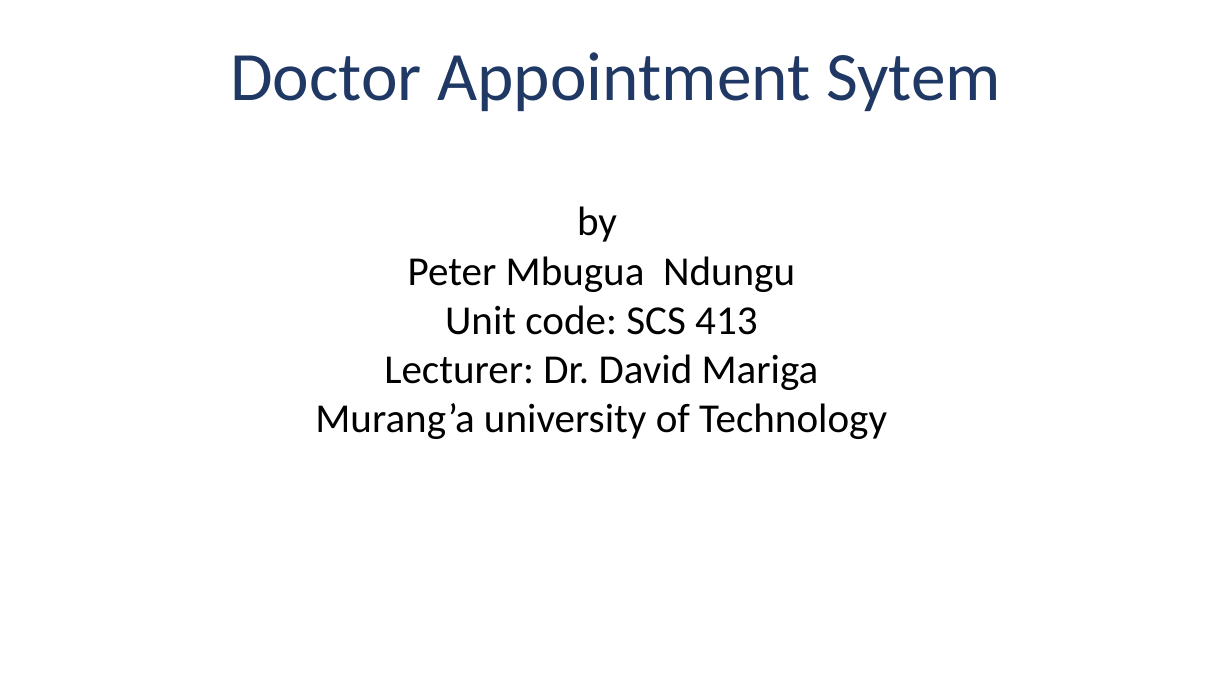
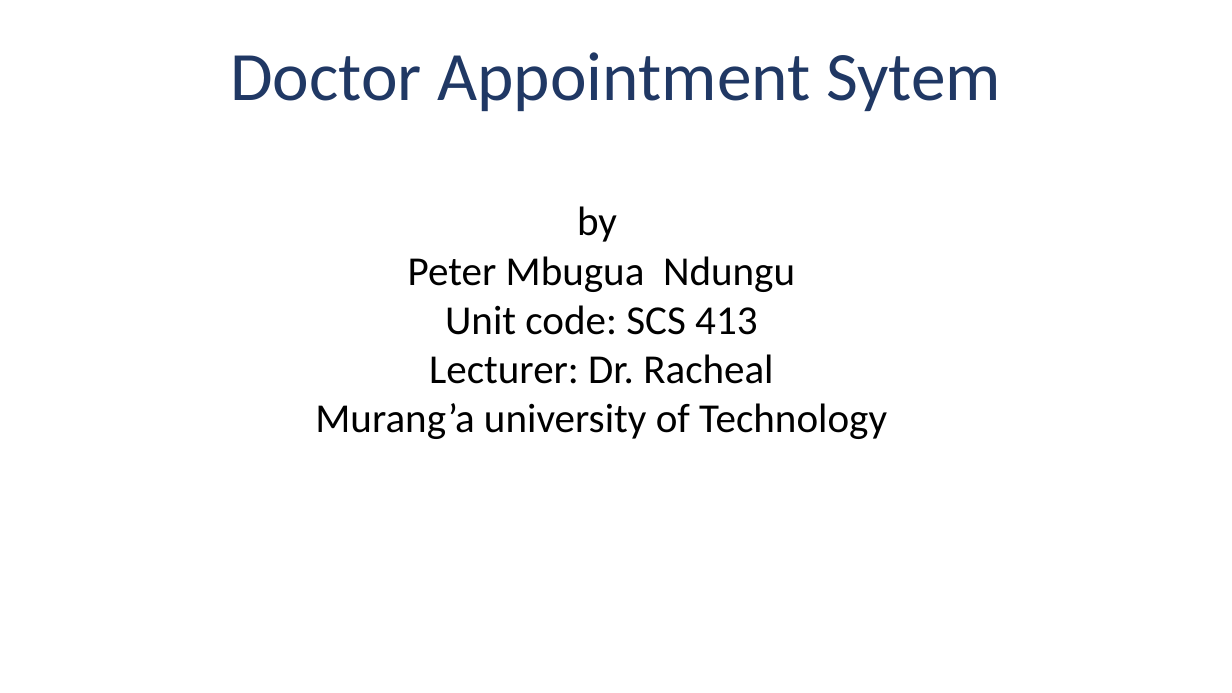
Before and after one commit to silencer929/das, a slide deck: slide 1 of Doctor Appointment Sytem.pptx. Drawn at 1232x693 pixels with LibreOffice and Linux fonts; fonts in the diff are those of the drawing. Boxes give left, top, right and bottom in pixels: in the first picture for what was removed or moved away, otherwise in the second. Text is boxed around its words. In the diff, an @@ line names an element or a change of style, - is before the commit and + after.

```diff
--- a/Doctor Appointment Sytem.pptx
+++ b/Doctor Appointment Sytem.pptx
@@ text at (x1=429, y1=354, x2=773, y2=384): text changed @@
-Lecturer: Dr. David Mariga
+Lecturer: Dr. Racheal
```
Also in this commit, not shown: 1 other slide changed, 2 slides added, 2 other files.
